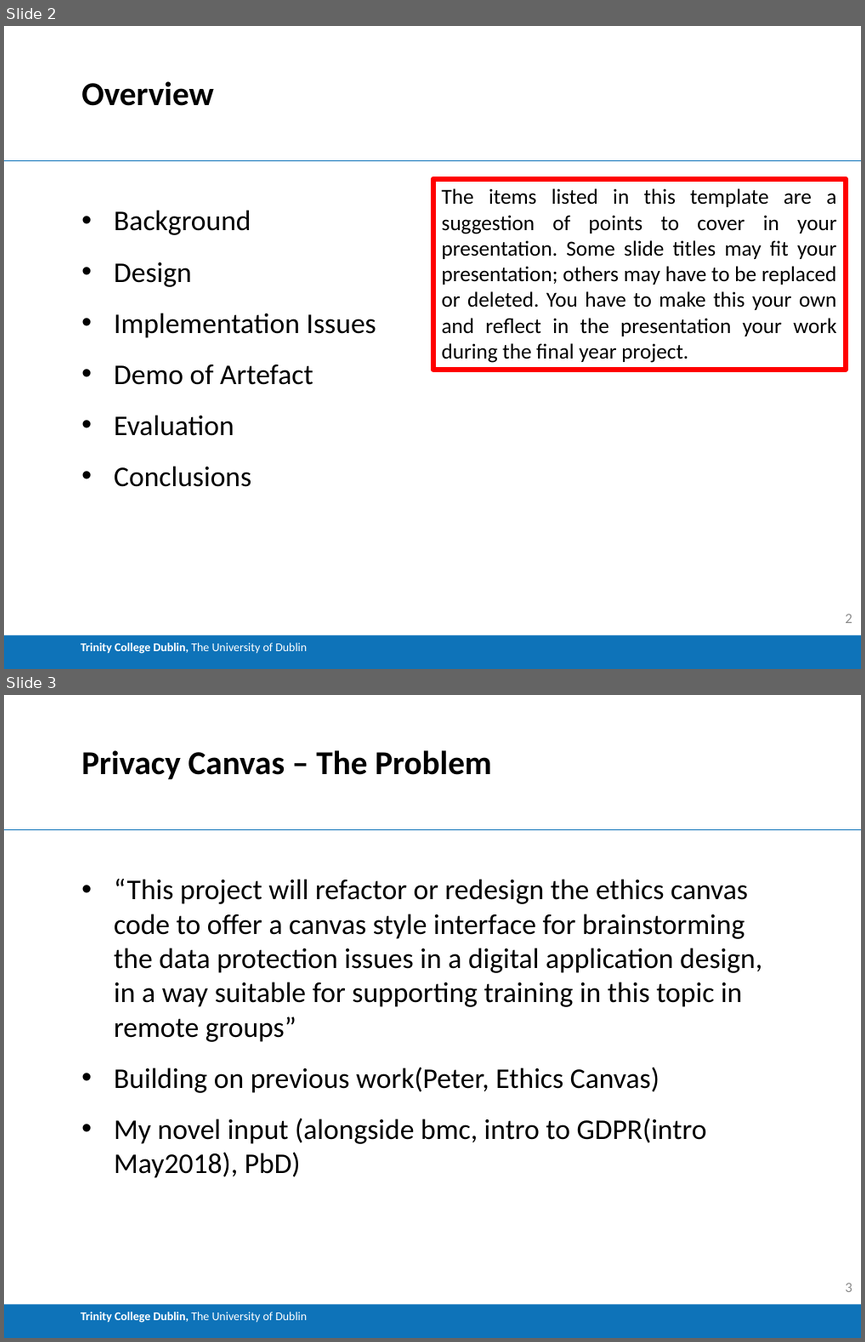
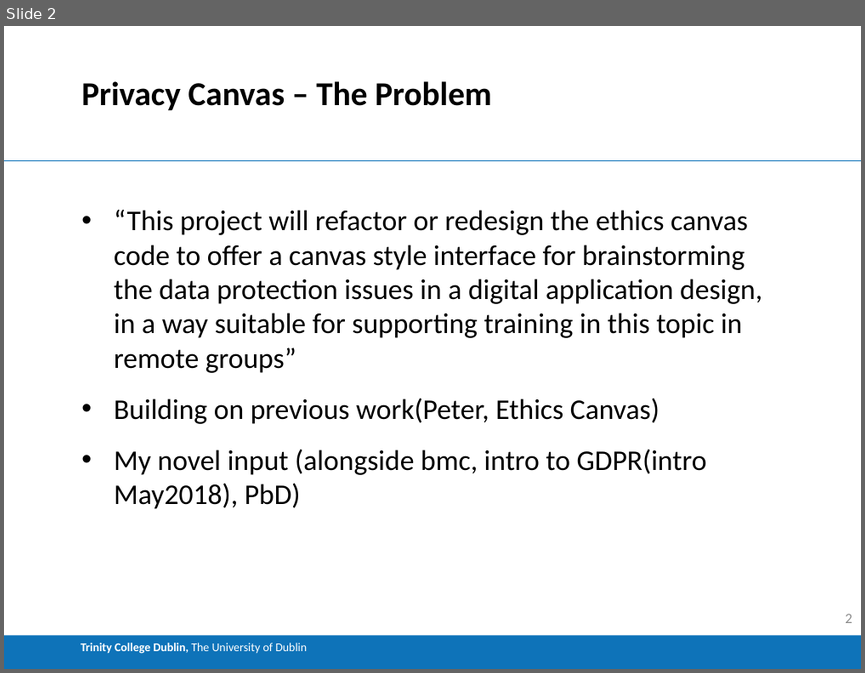
Before and after one commit to Buckley258/FYP, a slide deck: FYP_Demo.pptx. Shown one above the other, each under a label of ours: slides 2 and 3 before the commit, slide 2 after it. The pictures are 865x1342 and 865x673 pixels, drawn with LibreOffice and Linux fonts; fonts in the diff are those of the drawing. Boxes give left, top, right and bottom in pixels: in the first picture for what was removed or moved away, otherwise in the second. Text is boxed around its words. In the diff, an @@ line names an element or a change of style, - is before the commit and + after.

Commit message:
added testing files and demo

```diff
--- a/FYP_Demo.pptx
+++ b/FYP_Demo.pptx
@@ slide 2 removed at bbox=[4, 26, 861, 669], background #FFFFFF; not listed: 2 template elements that a slide beside it also shows @@
@@ title removed at bbox=[81, 81, 213, 106] @@
-Overview
@@ rectangle removed at bbox=[433, 178, 846, 369] @@
-The items listed in this template are a suggestion of points to cover in your presentation. Some slide titles may fit your presentation; others may have to be replaced or deleted. You have to make this your own and reflect in the presentation your work during the final year project.
@@ text removed at bbox=[114, 210, 376, 487] @@
-• Background
-• Design
-• Implementation Issues
-• Demo of Artefact
-• Evaluation
-• Conclusions
@@ page number removed at bbox=[845, 613, 851, 623] @@
-2
@@ what was slide 3 is now slide 2 @@
```
Also in this commit, not shown: 5 slides changed, 6 slides added, 5 other slides removed, 10 other files.
